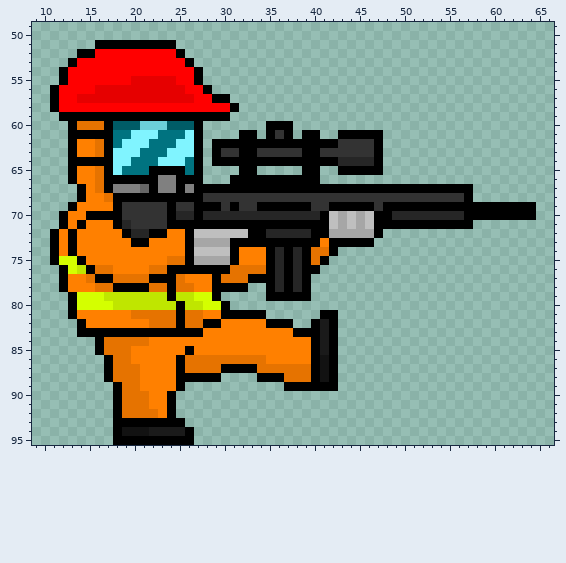
Sprite sheet, stored at Zombi Slayers/Assets/Resources/Arts/Player Characters/derrick_animation_frames/derrick_kick.png. This is how it looked before the edit.
The file is 384x384 pixels, drawn in blocks of 4x4; one block is one cell here. Shown: x 9..66, y 49..95.
After the commit:
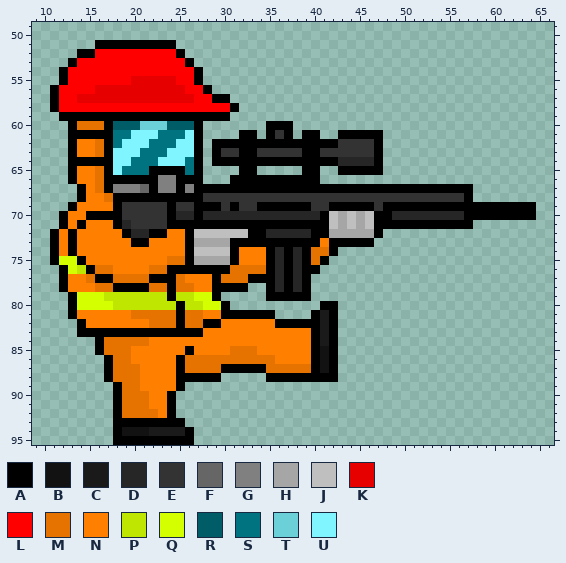
Palette (. is transparent): A #000000  B #121212  C #1a1a1a  D #262626  E #333333  F #666666  G #808080  H #a6a6a6  J #bfbfbf  K #e60000  L #ff0000  M #e67300  N #ff8000  P #bfe600  Q #d4ff00  R #005c66  S #007380  T #6cd0d9  U #80f4ff
Edits made:
Changed rows in their new state; - is an unchanged pixel.
first column x 31:
80 ----------AA
81 ----A----AC-
82 ----N--AA---
83 -------NN---
85 MMM-------B-
86 ----M-------
87 ---A--------
88 ---.--AAA-A-
89 ------......
Changed places in both pictures, as pixel boxes (x1, y1, x2, y2):
changed: (230, 301, 338, 391)
